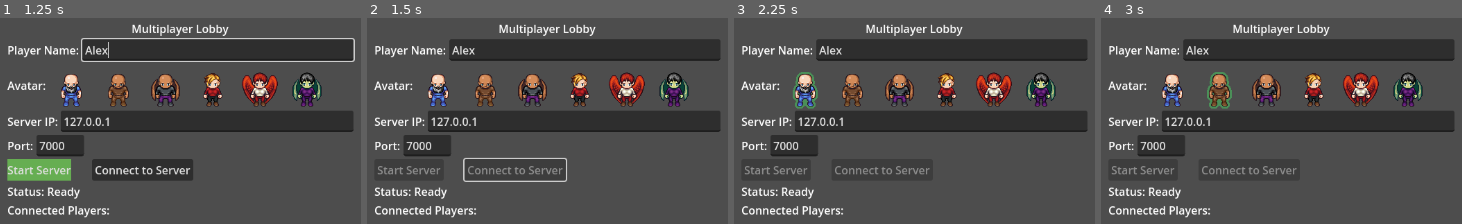
Above: before the commit, frames 1-4 (left to right).
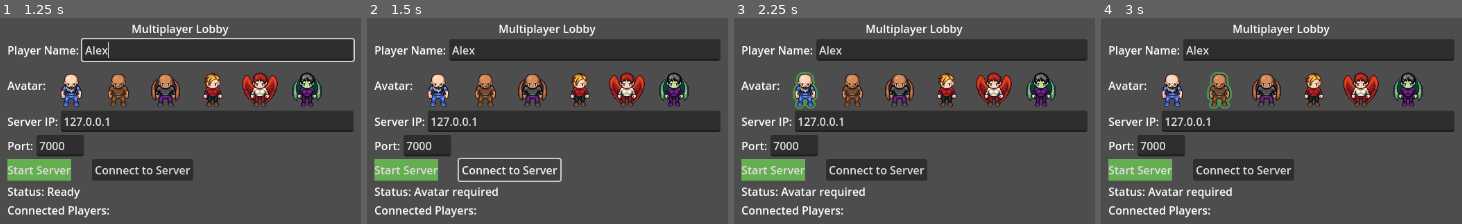
Above: after the commit, the same moments.

Repository: fjortegan/godot-multiplayer-remote-test
Game: Godot game, scene res://net_init.tscn
The game is run twice, just before and just after one commit, with the same random seed, the same clock (stepped at 60 frames per second) and the same inputs.
Inputs (mouse positions are in pixels of both pictures, inside the frame that each line leads up to):
- Up to frame 1 (1.25 s): click (216, 50) at 0.52 s; type "Alex" at 0.6 s
- Up to frame 2 (1.5 s): click "Connect to Server" at 1.25 s
- Up to frame 3 (2.25 s): click (806, 85) at 2 s
- Up to frame 4 (3 s): click (1220, 85) at 2.75 s

Frame 1 is identical in both runs. In frame 2, 3.3% of the frame differs, in the area x 1-56%, y 67-88%; in frame 3, 3.2%; in frame 4, 3.2%.

Commit message:
avatar and name on scene

Diff:
--- a/net_init.gd
+++ b/net_init.gd
@@ -12,6 +12,8 @@
 	disable_buttons(true)
 
 func _on_client_pressed() -> void:
+	if not _required_data():
+		return
 	Lobby.join_game()
 	Lobby.player_connected.connect(_on_joined_game)
 	disable_buttons(true)
@@ -33,4 +35,7 @@
 	if not SelectionManager.selected_avatar:
 		statuslabel.text += "Avatar required "
 		result = false
+	if result:
+		Lobby.player_info["name"] = playername.text
+		Lobby.player_info["avatar"] = SelectionManager.avatar
 	return result
--- a/net_init.tscn
+++ b/net_init.tscn
@@ -18,8 +18,6 @@
 shader_parameter/outline_thickness = 3.0
 shader_parameter/outline_color = Color(1, 1, 1, 1)
 
-[sub_resource type="ViewportTexture" id="ViewportTexture_xq3pq"]
-
 [sub_resource type="ShaderMaterial" id="ShaderMaterial_16idy"]
 resource_local_to_scene = true
 shader = ExtResource("3_hrfal")
@@ -27,8 +25,6 @@
 shader_parameter/allow_out_of_bounds = true
 shader_parameter/outline_thickness = 3.0
 shader_parameter/outline_color = Color(1, 1, 1, 1)
-
-[sub_resource type="ViewportTexture" id="ViewportTexture_ouukt"]
 
 [sub_resource type="ShaderMaterial" id="ShaderMaterial_3dcek"]
 resource_local_to_scene = true
@@ -38,8 +34,6 @@
 shader_parameter/outline_thickness = 3.0
 shader_parameter/outline_color = Color(1, 1, 1, 1)
 
-[sub_resource type="ViewportTexture" id="ViewportTexture_0taji"]
-
 [sub_resource type="ShaderMaterial" id="ShaderMaterial_qpu51"]
 resource_local_to_scene = true
 shader = ExtResource("3_hrfal")
@@ -47,8 +41,6 @@
 shader_parameter/allow_out_of_bounds = true
 shader_parameter/outline_thickness = 3.0
 shader_parameter/outline_color = Color(1, 1, 1, 1)
-
-[sub_resource type="ViewportTexture" id="ViewportTexture_b1nny"]
 
 [sub_resource type="ShaderMaterial" id="ShaderMaterial_2sffw"]
 resource_local_to_scene = true
@@ -58,8 +50,6 @@
 shader_parameter/outline_thickness = 3.0
 shader_parameter/outline_color = Color(1, 1, 1, 1)
 
-[sub_resource type="ViewportTexture" id="ViewportTexture_ekpgy"]
-
 [sub_resource type="ShaderMaterial" id="ShaderMaterial_yqhex"]
 resource_local_to_scene = true
 shader = ExtResource("3_hrfal")
@@ -67,8 +57,6 @@
 shader_parameter/allow_out_of_bounds = true
 shader_parameter/outline_thickness = 3.0
 shader_parameter/outline_color = Color(1, 1, 1, 1)
-
-[sub_resource type="ViewportTexture" id="ViewportTexture_m6xq4"]
 
 [sub_resource type="StyleBoxFlat" id="StyleBoxFlat_jujhb"]
 bg_color = Color(0.401942, 0.68324, 0.319943, 1)
@@ -114,37 +102,31 @@
 [node name="Avatar1" parent="MainContainer/AvatarContainer" instance=ExtResource("2_oxo3m")]
 material = SubResource("ShaderMaterial_akolw")
 layout_mode = 2
-texture_normal = SubResource("ViewportTexture_xq3pq")
 avatar = ExtResource("3_wfrqk")
 
 [node name="Avatar2" parent="MainContainer/AvatarContainer" instance=ExtResource("2_oxo3m")]
 material = SubResource("ShaderMaterial_16idy")
 layout_mode = 2
-texture_normal = SubResource("ViewportTexture_ouukt")
 avatar = ExtResource("5_akolw")
 
 [node name="Avatar3" parent="MainContainer/AvatarContainer" instance=ExtResource("2_oxo3m")]
 material = SubResource("ShaderMaterial_3dcek")
 layout_mode = 2
-texture_normal = SubResource("ViewportTexture_0taji")
 avatar = ExtResource("6_xq3pq")
 
 [node name="Avatar4" parent="MainContainer/AvatarContainer" instance=ExtResource("2_oxo3m")]
 material = SubResource("ShaderMaterial_qpu51")
 layout_mode = 2
-texture_normal = SubResource("ViewportTexture_b1nny")
 avatar = ExtResource("7_16idy")
 
 [node name="Avatar5" parent="MainContainer/AvatarContainer" instance=ExtResource("2_oxo3m")]
 material = SubResource("ShaderMaterial_2sffw")
 layout_mode = 2
-texture_normal = SubResource("ViewportTexture_ekpgy")
 avatar = ExtResource("8_ouukt")
 
 [node name="Avatar6" parent="MainContainer/AvatarContainer" instance=ExtResource("2_oxo3m")]
 material = SubResource("ShaderMaterial_yqhex")
 layout_mode = 2
-texture_normal = SubResource("ViewportTexture_m6xq4")
 avatar = ExtResource("9_3dcek")
 
 [node name="HBoxContainer2" type="HBoxContainer" parent="MainContainer"]
--- a/player.gd
+++ b/player.gd
@@ -8,12 +8,14 @@
 
 func _enter_tree() -> void:
 	set_multiplayer_authority(name.to_int())
-	$LPCAnimatedSprite2D.spritesheets_path = "res://images/characters/p" + ("1" if name == "1" else "2")
+	position = spawn_position
 	#Lobby.debug_log("enter tree: "+$LPCAnimatedSprite2D.spritesheets_path)
 
 func _ready() -> void:
 	Lobby.debug_log("spawn position: " + str(spawn_position))
-	position = spawn_position
+	if is_multiplayer_authority():
+		$LPCAnimatedSprite2D.spritesheets_path = "res://images/characters/" + Lobby.player_info["avatar"].id
+		$Nickname.text = Lobby.player_info["name"]
 
 func _physics_process(_delta: float) -> void:
 	if not is_multiplayer_authority(): return
--- a/player.tscn
+++ b/player.tscn
@@ -4326,6 +4326,12 @@
 properties/2/path = NodePath("LPCAnimatedSprite2D:animation")
 properties/2/spawn = true
 properties/2/replication_mode = 1
+properties/3/path = NodePath("Nickname:text")
+properties/3/spawn = true
+properties/3/replication_mode = 1
+properties/4/path = NodePath("LPCAnimatedSprite2D:spritesheets_path")
+properties/4/spawn = true
+properties/4/replication_mode = 1
 
 [node name="CharacterBody2D" type="CharacterBody2D"]
 motion_mode = 1
@@ -4338,8 +4344,18 @@
 
 [node name="LPCAnimatedSprite2D" parent="." instance=ExtResource("2_onrkg")]
 sprite_frames = SubResource("SpriteFrames_3xdjv")
-frame_progress = 0.0757718
+frame_progress = 0.409718
 animation_data = SubResource("Resource_0anxw")
 
 [node name="MultiplayerSynchronizer" type="MultiplayerSynchronizer" parent="."]
 replication_config = SubResource("SceneReplicationConfig_p0npm")
+
+[node name="Nickname" type="RichTextLabel" parent="."]
+offset_left = -19.0
+offset_top = -49.0
+offset_right = 21.0
+offset_bottom = -9.0
+theme_override_font_sizes/normal_font_size = 8
+text = "nickname"
+horizontal_alignment = 1
+vertical_alignment = 1
Not shown: 1 places in net_init.tscn that only renumber resources
